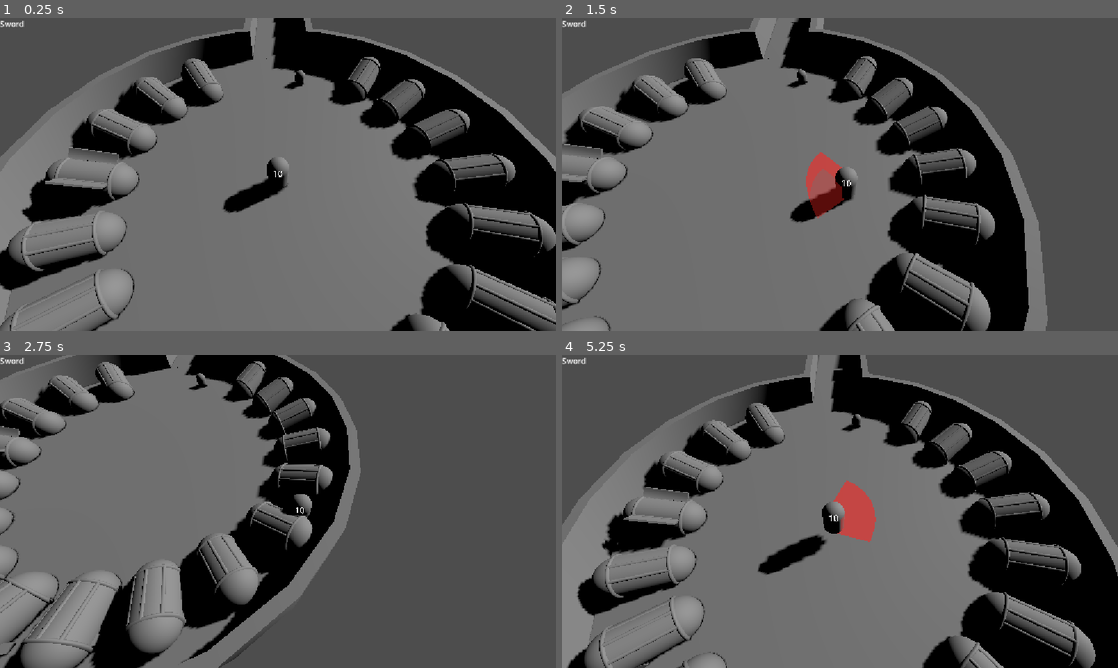
Above: before the commit, frames 1-4 (two rows, left to right).
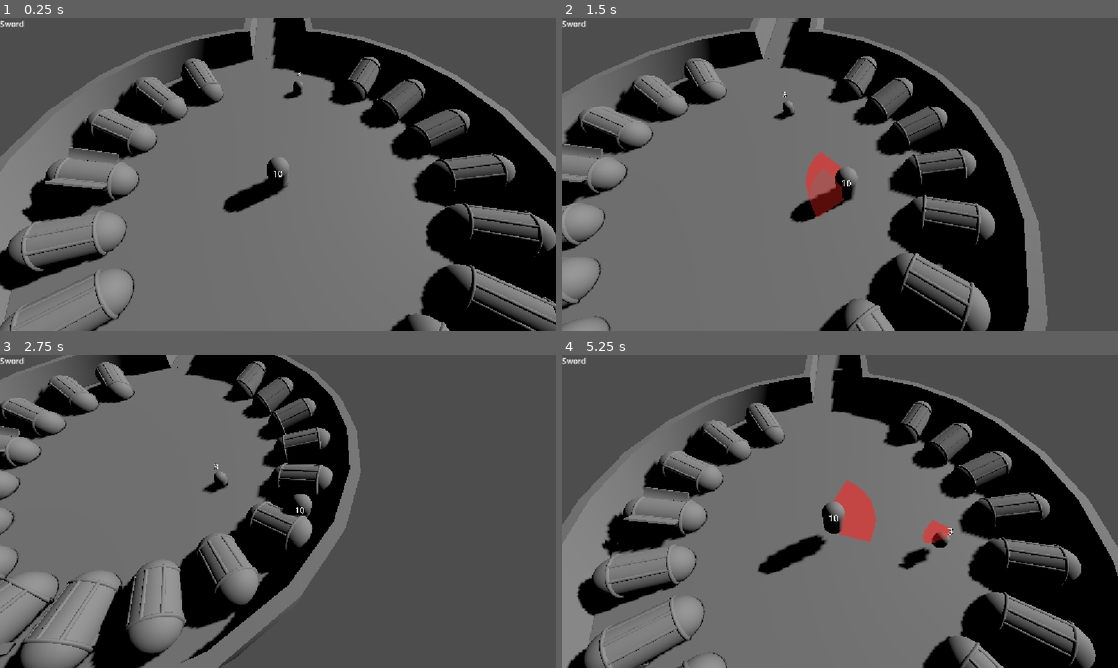
Above: after the commit, the same moments.

Repository: MrMonkeynut/projectmako
Game: Godot game, scene res://level_1.tscn
The game is run twice, just before and just after one commit, with the same random seed, the same clock (stepped at 60 frames per second) and the same inputs. The engine's default icon, where the game draws it, is replaced by a stand-in: a white triangle on a blue panel in a dark square.
Inputs (mouse positions are in pixels of both pictures, inside the frame that each line leads up to):
- Up to frame 1 (0.25 s): no input
- Up to frame 2 (1.5 s): tap Enter (ui_accept) at 0.5, 0.77 s; move the mouse to (962, 158) at 0.52 s; hold D (move_right) 0.53-1.28 s; click (962, 158) at 0.6 s; move the mouse to (728, 190) at 1.27 s; hold S (move_down) from 1.28 s (still down); click (728, 190) at 1.35 s
- Up to frame 3 (2.75 s): tap Enter (ui_accept) at 1.52 s; move the mouse to (333, 442) at 2.02 s; release S (move_down) at 2.03 s; hold D (move_right) from 2.03 s (still down); click (333, 442) at 2.1 s
- Up to frame 4 (5.25 s): move the mouse to (812, 574) at 2.77 s; release D (move_right) at 2.78 s; hold W (move_up) 2.78-3.53 s; click (812, 574) at 2.85 s; tap Enter (ui_accept) at 3.02, 3.77, 4.52 s; move the mouse to (1006, 558) at 3.52 s; hold A (move_left) 3.53-5.03 s; click (1006, 558) at 3.6 s; move the mouse to (673, 464) at 4.27 s; click (673, 464) at 4.35 s; move the mouse to (867, 511) at 5.02 s; hold S (move_down) from 5.03 s (still down); click (867, 511) at 5.1 s

The runs differ from the first frame. In frame 1, 0.2% of the frame differs, in the area x 50-55%, y 16-26%; in frame 2, 0.2%; in frame 3, 0.2%; in frame 4, 0.6%, in the area x 50-71%, y 18-69%.
Error before the commit: Parse Error: Could not resolve class "Enemy". (res://scripts/enemies/aa_1_1.gd:1)

Commit message:
Add enemy AI chase/attack behavior with pluggable hit detection and damage flash
- Fix AttackSequenceStep base class (was RefCounted, broke @export typed
  array); give Enemy the movement/attack helper API steps rely on
  (chase_player, launch, wait_until_grounded, etc.) and centralize
  gravity/move_and_slide/movement-lock handling.
- aa_1_1 now chases into attack range and runs a constructor-defined
  attack_steps sequence (StopMovingStep, JumpAttackStep, FollowPlayerStep)
  instead of standing idle; added a stopping_distance so enemies don't
  walk into the player.
- Rework HitboxController to poll for overlaps every physics frame while
  active instead of only at open(), delegating the actual hit-confirm
  decision to a hit_trigger Callable (see hit_triggers.gd: instant/
  continuous/sustained) so new detection criteria are just new factory
  functions, not controller rewrites.
- Add a Hitbox node to the enemy scene and a player_hurtbox physics layer
  so enemy attacks can actually land on the player.
- Entity now flashes red on take_damage via a material_overlay swap
  across its mesh instances.

Co-Authored-By: Claude Sonnet 5 <noreply@anthropic.com>

Diff:
--- a/player.tscn
+++ b/player.tscn
@@ -28,6 +28,7 @@
 
 [node name="Player" type="CharacterBody3D" unique_id=1548823109 groups=["player"]]
 script = ExtResource("1_3vyb7")
+hurtbox_layer = 32
 equipped_weapon = ExtResource("2_hqtel")
 
 [node name="CharacterModel" type="Node3D" parent="." unique_id=787627189]
--- a/project.godot
+++ b/project.godot
@@ -64,6 +64,7 @@
 [layer_names]
 
 3d_physics/layer_5="enemy_hurtbox"
+3d_physics/layer_6="player_hurtbox"
 
 [physics]
 
--- a/scenes/enemies/aa_1_1.tscn
+++ b/scenes/enemies/aa_1_1.tscn
@@ -1,6 +1,8 @@
 [gd_scene format=3 uid="uid://bkj6su0mvktxk"]
 
 [ext_resource type="Script" uid="uid://bkmhpbyo4ogh1" path="res://scripts/enemies/aa_1_1.gd" id="1_2eawo"]
+[ext_resource type="Script" uid="uid://d2ay8djhmuxct" path="res://scripts/hitbox_controller.gd" id="2_hitbox"]
+[ext_resource type="Script" uid="uid://i8lhwmaht7pb" path="res://scripts/wedge_hitbox_shape.gd" id="3_wedge"]
 
 [sub_resource type="CapsuleMesh" id="CapsuleMesh_1vivr"]
 radius = 0.33691406
@@ -9,6 +11,14 @@
 [sub_resource type="CylinderShape3D" id="CylinderShape3D_1vivr"]
 height = 0.78845215
 radius = 0.30810547
+
+[sub_resource type="Resource" id="Resource_aa11wedge"]
+script = ExtResource("3_wedge")
+angle_deg = 35.0
+radius = 0.8
+height = 1.0
+segments = 4
+metadata/_custom_type_script = "uid://i8lhwmaht7pb"
 
 [sub_resource type="CylinderShape3D" id="CylinderShape3D_3ttgx"]
 height = 0.8417969
@@ -27,6 +37,11 @@
 [node name="VisionRay" type="RayCast3D" parent="." unique_id=1409630966]
 transform = Transform3D(1, 0, 0, 0, 1, 0, 0, 0, 1, 0, 0.25421798, 0)
 
+[node name="Hitbox" type="Node3D" parent="." unique_id=1409630967]
+script = ExtResource("2_hitbox")
+shape_def = SubResource("Resource_aa11wedge")
+enemy_mask = 32
+
 [node name="Hurtbox" type="Area3D" parent="." unique_id=791980945]
 collision_layer = 16
 collision_mask = 0
--- a/scripts/attack_sequence/attack_and_jump_step.gd
+++ b/scripts/attack_sequence/attack_and_jump_step.gd
@@ -1,19 +1,26 @@
 class_name JumpAttackStep
 extends AttackSequenceStep
 
-@export var angle_deg: float = 45.0
-@export var magnitude: float = 12.0
+@export var angle_deg: float = 25.0
+@export var magnitude: float = 10.0
 @export var aim_at_player_on_launch: bool = true
 @export var damage_instance: DamageInstance
+
+func _init(p_angle_deg: float = 25.0, p_magnitude: float = 10.0, p_aim_at_player_on_launch: bool = true, p_damage_instance: DamageInstance = null) -> void:
+	angle_deg = p_angle_deg
+	magnitude = p_magnitude
+	aim_at_player_on_launch = p_aim_at_player_on_launch
+	damage_instance = p_damage_instance
 
 func execute(enemy: Enemy) -> void:
 	var direction: Vector3 = enemy.get_direction_to_target() if aim_at_player_on_launch else enemy.facing_direction
 	var velocity := _compute_launch_velocity(direction, angle_deg, magnitude)
 	enemy.launch(velocity)
-	enemy.hitbox_controller.open(damage_instance)
+	enemy.hitbox.hit_trigger = HitTriggers.continuous()
+	enemy.hitbox.open(damage_instance)
 
 	await enemy.wait_until_grounded()
-	enemy.hitbox_controller.close()
+	enemy.hitbox.close()
 
 func _compute_launch_velocity(dir: Vector3, angle: float, mag: float) -> Vector3:
 	var rad := deg_to_rad(angle)
--- a/scripts/attack_sequence/attack_sequence_step.gd
+++ b/scripts/attack_sequence/attack_sequence_step.gd
@@ -1,5 +1,5 @@
 class_name AttackSequenceStep
-extends RefCounted
+extends Resource
 
 func execute(enemy: Enemy) -> void:
 	push_error("execute() not implemented")
--- /dev/null
+++ b/scripts/attack_sequence/follow_player_step.gd
@@ -0,0 +1,14 @@
+class_name FollowPlayerStep
+extends AttackSequenceStep
+
+@export var duration: float = 1.0
+
+func _init(p_duration: float = 1.0) -> void:
+	duration = p_duration
+
+func execute(enemy: Enemy) -> void:
+	var t := 0.0
+	while t < duration:
+		enemy.chase_player()
+		t += enemy.get_physics_process_delta_time()
+		await enemy.get_tree().physics_frame
--- a/scripts/attack_sequence/stop_moving_step.gd
+++ b/scripts/attack_sequence/stop_moving_step.gd
@@ -3,6 +3,10 @@
 
 @export var duration: float = 0.4
 @export var aim_at_player: bool = true
+
+func _init(p_duration: float = 0.4, p_aim_at_player: bool = true) -> void:
+	duration = p_duration
+	aim_at_player = p_aim_at_player
 
 func execute(enemy: Enemy) -> void:
 	enemy.set_movement_locked(true)
--- a/scripts/enemies/aa_1_1.gd
+++ b/scripts/enemies/aa_1_1.gd
@@ -1,10 +1,22 @@
 class_name aa_1_1
 extends Enemy
 
-@export var speed: float = 3
 @export var detection_range: float = 20.0
+@export var attack_range: float = 5.0
 
 @onready var vision_ray: RayCast3D = $VisionRay
+
+var _running_attack_sequence: bool = false
+
+func _init() -> void:
+	speed = 5.0
+	stopping_distance = 3.5
+	attack_steps = [
+		StopMovingStep.new(1),
+		JumpAttackStep.new(25.0, 10.0, true, DamageInstance.new(1.0, DamageType.Type.BLUNT)),
+		StopMovingStep.new(0.5),
+		FollowPlayerStep.new(1),
+	]
 
 func _process_unaware(_delta: float) -> void:
 	if not player:
@@ -22,16 +34,25 @@
 	vision_ray.force_raycast_update()
 
 	if not vision_ray.is_colliding():
-		print("LOS: clear")
 		return true
-
-	print("LOS: hit ", vision_ray.get_collider().name)
 	return vision_ray.get_collider() == player
 
 func _process_hostile(_delta: float) -> void:
-	await run_sequence(attack_steps)
-	# transition back to HOSTILE/SEARCH/whatever comes after
-	#if player:
-		#var direction = (player.global_position - global_position).normalized()
-		#velocity = direction * speed
-		#move_and_slide()
+	if _running_attack_sequence or not player:
+		return
+
+	var distance := global_position.distance_to(player.global_position)
+
+	if distance <= attack_range and not attack_steps.is_empty():
+		velocity.x = 0
+		velocity.z = 0
+		face_target()
+		_running_attack_sequence = true
+		await run_sequence(attack_steps)
+		_running_attack_sequence = false
+		return
+
+	if movement_locked:
+		return
+
+	chase_player()
--- a/scripts/enemy.gd
+++ b/scripts/enemy.gd
@@ -5,7 +5,11 @@
 
 var current_state: State = State.UNAWARE
 var player: Node3D
-@export var attack_steps: Array[AttackSequenceStep]
+var facing_direction: Vector3 = Vector3.FORWARD
+var movement_locked: bool = false
+var attack_steps: Array[AttackSequenceStep] = []
+@export var speed: float = 3.0
+@export var stopping_distance: float = 0.0
 
 
 func _ready() -> void:
@@ -22,6 +26,9 @@
 
 
 func _physics_process(delta: float) -> void:
+	if not is_on_floor():
+		velocity += get_gravity() * delta
+
 	match current_state:
 		State.UNAWARE:
 			_process_unaware(delta)
@@ -33,6 +40,59 @@
 			_process_search(delta)
 		State.DEAD:
 			_process_dead(delta)
+
+	if movement_locked:
+		velocity.x = 0
+		velocity.z = 0
+
+	move_and_slide()
+
+
+func get_direction_to_target() -> Vector3:
+	if not player:
+		return facing_direction
+	var direction := player.global_position - global_position
+	direction.y = 0
+	return direction.normalized() if direction.length() > 0.001 else facing_direction
+
+
+func face_target() -> void:
+	if not player:
+		return
+	var target := player.global_position
+	target.y = global_position.y
+	if target.distance_to(global_position) > 0.001:
+		look_at(target, Vector3.UP)
+		facing_direction = -global_transform.basis.z
+
+
+func set_movement_locked(locked: bool) -> void:
+	movement_locked = locked
+
+
+func chase_player() -> void:
+	if not player:
+		velocity.x = 0
+		velocity.z = 0
+		return
+	face_target()
+	if global_position.distance_to(player.global_position) <= stopping_distance:
+		velocity.x = 0
+		velocity.z = 0
+		return
+	var direction := get_direction_to_target()
+	velocity.x = direction.x * speed
+	velocity.z = direction.z * speed
+
+
+func launch(launch_velocity: Vector3) -> void:
+	velocity = launch_velocity
+
+
+func wait_until_grounded() -> void:
+	await get_tree().physics_frame
+	while not is_on_floor():
+		await get_tree().physics_frame
 
 
 func change_state(new_state: State) -> void:
--- a/scripts/entity.gd
+++ b/scripts/entity.gd
@@ -1,12 +1,14 @@
 class_name Entity
 extends CharacterBody3D
 signal weapon_equipped(weapon: Weapon)
-@export var max_health: float = 4.0
+@export var max_health: float = 3.0
 @export var hurtbox_shape: Shape3D
 @export var hurtbox_offset: Vector3 = Vector3(0, 0.9, 0)
 @export_flags_3d_physics var hurtbox_layer: int = 0
 @export var show_health_label: bool = true
 @export var health_label_offset: Vector3 = Vector3(0, 1.0, 0)
+@export var flash_color: Color = Color(1, 0, 0)
+@export var flash_duration: float = 0.15
 @export var equipped_weapon: Weapon:
 	set(value):
 		equipped_weapon = value
@@ -21,6 +23,9 @@
 var hurtbox: HurtboxController
 var hitbox: HitboxController
 var _health_label: Label3D
+var _flash_material: StandardMaterial3D
+var _flash_meshes: Array[MeshInstance3D] = []
+var _flash_time_left: float = 0.0
 
 
 func _ready() -> void:
@@ -28,8 +33,17 @@
 	_handle_hurtbox()
 	_handle_hitbox()
 	_handle_labels()
+	_handle_flash()
 	if hitbox and equipped_weapon:
 		hitbox.configure_from_weapon(equipped_weapon)
+
+
+func _process(delta: float) -> void:
+	if _flash_time_left <= 0.0:
+		return
+	_flash_time_left -= delta
+	if _flash_time_left <= 0.0:
+		_set_flashing(false)
 
 
 func _handle_hurtbox() -> void:
@@ -52,6 +66,7 @@
 func take_damage(amount: float) -> void:
 	health -= amount
 	_update_health_label()
+	_flash_red()
 	if health <= 0:
 		die()
 
@@ -95,7 +110,13 @@
 
 
 func _on_attack_landed(target: Node) -> void:
-	if equipped_weapon:
+	if hitbox.damage_override:
+		if not target.has_method("receive_damage"):
+			return
+		var instance := hitbox.damage_override
+		instance.source = self
+		target.receive_damage(instance)
+	elif equipped_weapon:
 		deal_damage(target, equipped_weapon.damage_amount, equipped_weapon.damage_type)
 
 
@@ -121,3 +142,31 @@
 func _update_health_label() -> void:
 	if _health_label:
 		_health_label.text = str(int(health))
+
+
+func _handle_flash() -> void:
+	_flash_material = StandardMaterial3D.new()
+	_flash_material.albedo_color = flash_color
+	_flash_material.shading_mode = BaseMaterial3D.SHADING_MODE_UNSHADED
+	_collect_flash_meshes(self)
+
+
+## Collects MeshInstance3D nodes for the flash, skipping HitboxController
+## subtrees so debug hitbox meshes don't get tinted along with the model.
+func _collect_flash_meshes(node: Node) -> void:
+	for child in node.get_children():
+		if child is HitboxController:
+			continue
+		if child is MeshInstance3D:
+			_flash_meshes.append(child)
+		_collect_flash_meshes(child)
+
+
+func _flash_red() -> void:
+	_flash_time_left = flash_duration
+	_set_flashing(true)
+
+
+func _set_flashing(enabled: bool) -> void:
+	for mesh in _flash_meshes:
+		mesh.material_overlay = _flash_material if enabled else null
--- /dev/null
+++ b/scripts/hit_triggers.gd
@@ -0,0 +1,33 @@
+class_name HitTriggers
+extends RefCounted
+
+## Factories for HitboxController.hit_trigger Callables.
+## Signature: func(target: Node, is_overlapping: bool, delta: float, elapsed_since_open: float) -> bool
+## Called once per candidate target, every physics frame the hitbox is active
+## (plus once synchronously at open() with delta = 0.0, elapsed_since_open = 0.0).
+## Return true the moment that target should count as hit.
+
+
+## Only counts a target that is already overlapping at the instant open() is called.
+static func instant() -> Callable:
+	return func(_target: Node, is_overlapping: bool, _delta: float, elapsed_since_open: float) -> bool:
+		return is_overlapping and elapsed_since_open <= 0.0
+
+
+## Counts a target the first moment it overlaps, any time before close().
+static func continuous() -> Callable:
+	return func(_target: Node, is_overlapping: bool, _delta: float, _elapsed_since_open: float) -> bool:
+		return is_overlapping
+
+
+## Counts a target once it has overlapped continuously for `duration` seconds.
+## Leaving the hitbox resets that target's accumulated time.
+static func sustained(duration: float) -> Callable:
+	var elapsed_by_target: Dictionary = {}
+	return func(target: Node, is_overlapping: bool, delta: float, _elapsed_since_open: float) -> bool:
+		if not is_overlapping:
+			elapsed_by_target.erase(target)
+			return false
+		var t: float = elapsed_by_target.get(target, 0.0) + delta
+		elapsed_by_target[target] = t
+		return t >= duration
--- a/scripts/hitbox_controller.gd
+++ b/scripts/hitbox_controller.gd
@@ -16,6 +16,11 @@
 @export var warmup_debug_color_alpha = 0.0
 @export var active_debug_color_alpha = 0.35
 var active: bool = false
+var damage_override: DamageInstance = null
+var hit_trigger: Callable = HitTriggers.instant()
+
+var _elapsed_since_open: float = 0.0
+var _tracked_targets: Dictionary = {}
 
 var debug_state: DebugState = DebugState.IDLE:
 	set(value):
@@ -61,13 +66,14 @@
 	debug_state = state
 
 
-## Opens the hitbox and performs a SINGLE overlap check right now — only
-## targets already in range at this exact moment can be hit.
-func open() -> void:
+func open(damage_instance: DamageInstance = null) -> void:
+	damage_override = damage_instance
 	reset_hits()
 	active = true
 	debug_state = DebugState.ACTIVE
-	_check_initial_hits()
+	_elapsed_since_open = 0.0
+	_tracked_targets.clear()
+	_poll_hits(0.0)
 
 
 func close() -> void:
@@ -79,14 +85,39 @@
 	_already_hit.clear()
 
 
-func _check_initial_hits() -> void:
+func _physics_process(delta: float) -> void:
+	if not active:
+		return
+	_elapsed_since_open += delta
+	_poll_hits(delta)
+
+
+## Queries current overlaps and runs every still-unhit candidate through
+## hit_trigger, which decides whether THIS is the frame it counts as a hit.
+## Candidates include targets that overlapped last frame but not this one,
+## so triggers like HitTriggers.sustained() see the "left the hitbox" tick
+## and can reset their own state.
+func _poll_hits(delta: float) -> void:
 	_query.transform = global_transform
 	var results := get_world_3d().direct_space_state.intersect_shape(_query, 16)
+
+	var overlapping_now: Dictionary = {}
 	for hit in results:
-		var target: Node = hit.collider
-		if target not in _already_hit:
+		overlapping_now[hit.collider] = true
+
+	var candidates: Dictionary = overlapping_now.duplicate()
+	for target in _tracked_targets:
+		candidates[target] = true
+
+	for target in candidates:
+		if target in _already_hit:
+			continue
+		var is_overlapping: bool = overlapping_now.has(target)
+		if hit_trigger.call(target, is_overlapping, delta, _elapsed_since_open):
 			_already_hit.append(target)
 			_on_hit(target)
+
+	_tracked_targets = overlapping_now
 
 
 func _on_hit(target: Node) -> void:
Not shown, added: scripts/attack_sequence/follow_player_step.gd.uid
Not shown, added: scripts/hit_triggers.gd.uid
